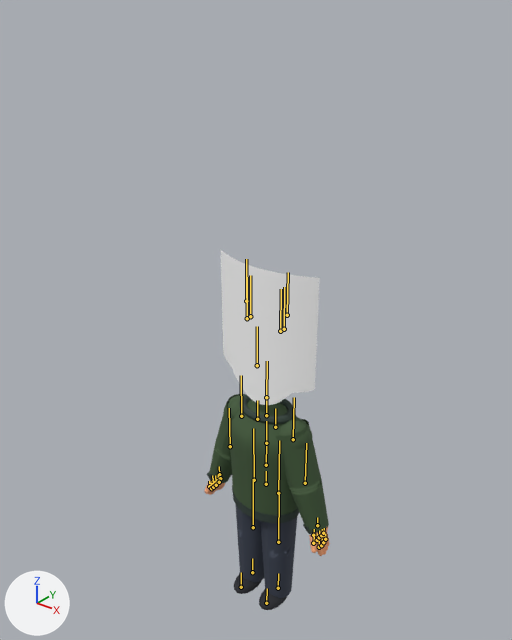
The glTF model public/assets/avatar.glb, before and after one commit.
One viewpoint serves both versions: a 50 mm lens placed at (2.1, -2.72, 2.52), pointed at (-0.07, -0.01, 0.84). Lighting does not change. The marker at lower left points along +X, +Y and +Z. The first picture is the older version. The bones that bend it are drawn over the model as lines.
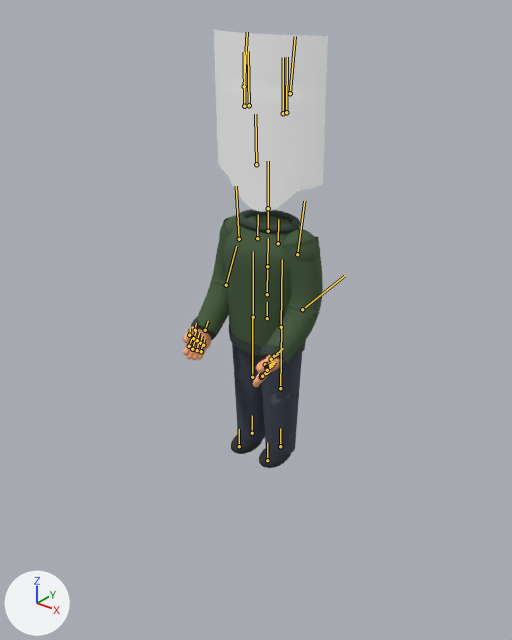
The newer file adds an action. The first version stands in its rest pose; the second is drawn at frame 87 of the action 'Blessing'.

Pixel boxes (x1, y1, x2, y2) of what changed, in the pictures (512 x 640 px):
'Mesh_0', posed (16% wider, 22% taller): before (204, 250, 330, 610); after (182, 29, 328, 468)
bone 'Hips', root to tip: before (266, 484) to (266, 471); after (267, 318) to (267, 302)
bone 'Neck', root to tip: before (266, 415) to (266, 397); after (268, 231) to (268, 208)
bone 'UpperArm_L', root to tip: before (293, 439) to (294, 397); after (297, 254) to (304, 201)
bone 'LowerArm_L', root to tip: before (305, 483) to (306, 443); after (302, 309) to (344, 276)
bone 'Thumb1_L', root to tip: before (313, 535) to (314, 529); after (271, 359) to (278, 354)
bone 'Index1_L', root to tip: before (317, 540) to (317, 533); after (266, 367) to (274, 361)
bone 'UpperArm_R', root to tip: before (241, 416) to (241, 375); after (239, 239) to (236, 186)
bone 'LowerArm_R', root to tip: before (230, 446) to (229, 408); after (226, 285) to (236, 246)
bone 'Thumb1_R', root to tip: before (213, 481) to (212, 475); after (195, 330) to (196, 323)
bone 'Index1_R', root to tip: before (213, 484) to (213, 478); after (193, 338) to (196, 331)

The edits, one by one:
Bone 'Hips' (bone_hips) moves from (0.0, 0.0, 0.0) to (-0.004, 1.106, 0.0).
Bone 'Neck' (bone_neck) turns from (0, 0, 0) to (1, 0, 0) degrees about its own x, y and z.
Bone 'UpperArm_L' (bone_upperarm_l) turns from (0, 0, 0) to (-1, -18, -5) degrees about its own x, y and z.
Bone 'LowerArm_L' (bone_lowerarm_l) turns from (0, 0, 0) to (-60, 17, -34) degrees about its own x, y and z.
Bone 'Thumb1_L' (bone_thumb1_l) turns from (0, 0, 0) to (3, -13, -9) degrees about its own x, y and z.
Bone 'Index1_L' (bone_index1_l) turns from (0, 0, 0) to (-4, 0, -5) degrees about its own x, y and z.
Bone 'UpperArm_R' (bone_upperarm_r) turns from (0, 0, 0) to (-1, 18, 5) degrees about its own x, y and z.
Bone 'LowerArm_R' (bone_lowerarm_r) turns from (0, 0, 0) to (-60, -17, 34) degrees about its own x, y and z.
Bone 'Thumb1_R' (bone_thumb1_r) turns from (0, 0, 0) to (3, 13, 9) degrees about its own x, y and z.
Bone 'Index1_R' (bone_index1_r) turns from (0, 0, 0) to (-4, 0, 5) degrees about its own x, y and z.
